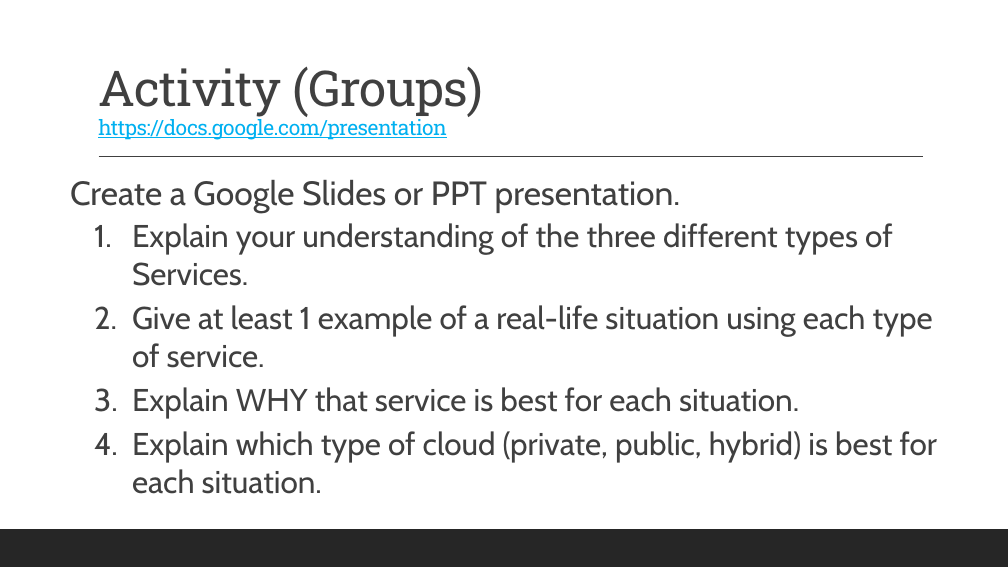
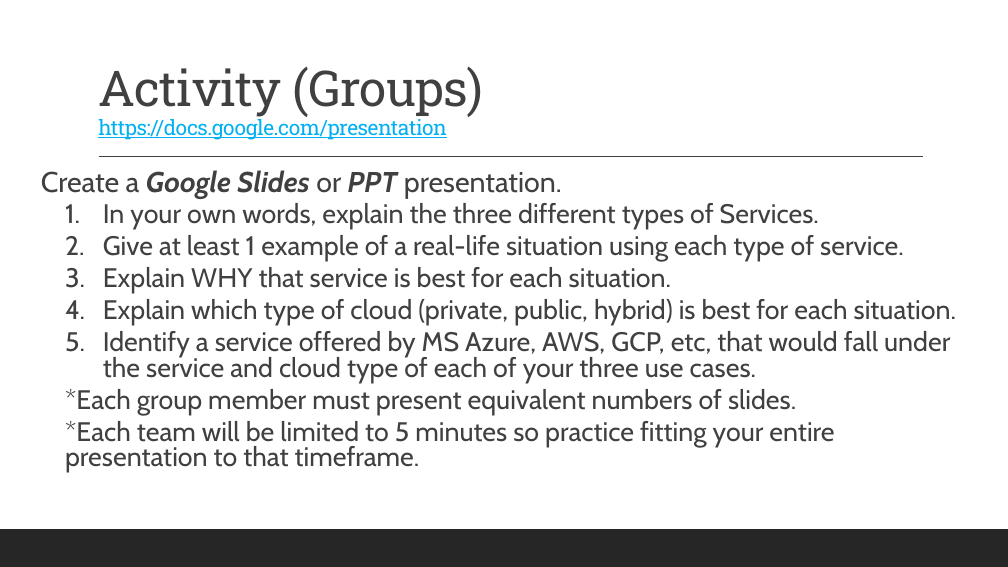
Before and after one commit to 2002-feb24-net/trainer-code, a slide deck: slide 11 of REPO_MarksCodeAndPPTs/DotNetPPTs/dotnetWeek4Ppts/D20_.NET_CloudComputingBasicsAndModels.pptx. Drawn at 1008x567 pixels with LibreOffice and Linux fonts; fonts in the diff are those of the drawing. Boxes give left, top, right and bottom in pixels: in the first picture for what was removed or moved away, otherwise in the second. Text is boxed around its words. In the diff, an @@ line names an element or a change of style, - is before the commit and + after.

```diff
--- a/REPO_MarksCodeAndPPTs/DotNetPPTs/dotnetWeek4Ppts/D20_.NET_CloudComputingBasicsAndModels.pptx
+++ b/REPO_MarksCodeAndPPTs/DotNetPPTs/dotnetWeek4Ppts/D20_.NET_CloudComputingBasicsAndModels.pptx
@@ text at box(41, 170, 956, 325): size 32 to 27.2 pt in "Create a Google Slides or PPT presentation."; bold on, italic on in "Google Slides PPT"; size 30 to 25.5 pt in "Give at least 1 example of a ...", "Explain WHY that service is best for ...", "Explain which type of cloud (private, public, ..."; line spacing 1.1 to 0.9; line spacing 1 to 0.8 @@
@@ text "Create a Google Slides or ...": place and size @@
-text "Create a Google Slides or ..." at box(70, 180, 938, 494)
+text "Create a Google Slides or ..." at box(41, 170, 956, 473)
@@ text at box(103, 203, 819, 229): text changed; size 30 to 25.5 pt @@
-  1. Explain your understanding of the three different types of Services.
+  1. In your own words, explain the three different types of Services.
@@ text at box(65, 331, 950, 473): paragraphs added @@
+  5. Identify a service offered by MS Azure, AWS, GCP, etc, that would fall under the service and cloud type of each of your three use cases.
+  *Each group member must present equivalent numbers of slides.
+  *Each team will be limited to 5 minutes so practice fitting your entire presentation to that timeframe.
```
Also in this commit, not shown: 4 other files.
